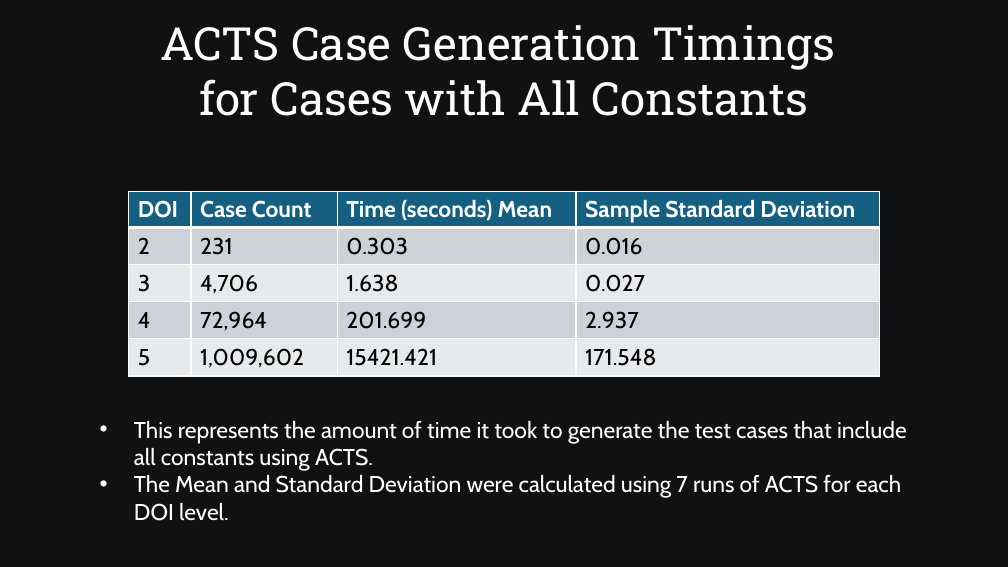
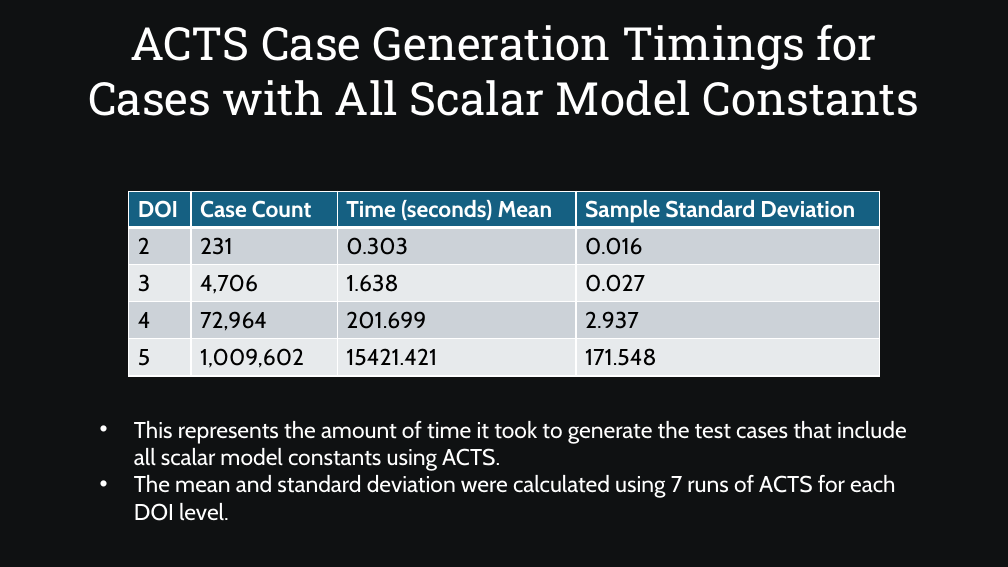
Before and after one commit to SamAllen06/lake_temp_work, a slide deck: slide 41 of documentation/for_collaborators/AnalysisOverview.pptx (slide 40 before the commit). Drawn at 1008x567 pixels with LibreOffice and Linux fonts; fonts in the diff are those of the drawing. Boxes give left, top, right and bottom in pixels: in the first picture for what was removed or moved away, otherwise in the second. Text is boxed around its words. In the diff, an @@ line names an element or a change of style, - is before the commit and + after.

```diff
--- a/documentation/for_collaborators/AnalysisOverview.pptx
+++ b/documentation/for_collaborators/AnalysisOverview.pptx
@@ text at <box>88,24,919,116</box>: text changed @@
-ACTS Case Generation Timings
-for Cases with All Constants
+ACTS Case Generation Timings for
+Cases with All Scalar Model Constants
@@ text at <box>134,421,907,521</box>: text changed @@
-• This represents the amount of time it took to generate the test cases that include all constants using ACTS.
-• The Mean and Standard Deviation were calculated using 7 runs of ACTS for each DOI level.
+• This represents the amount of time it took to generate the test cases that include all scalar model constants using ACTS.
+• The mean and standard deviation were calculated using 7 runs of ACTS for each DOI level.
```
Also in this commit, not shown: 18 other slides changed, 1 slide added, 1 other file.
